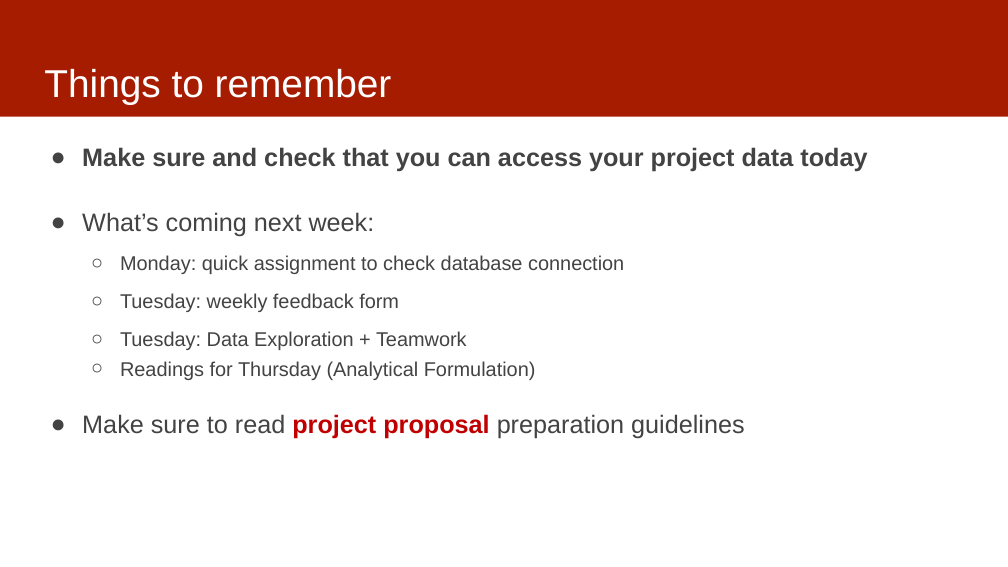
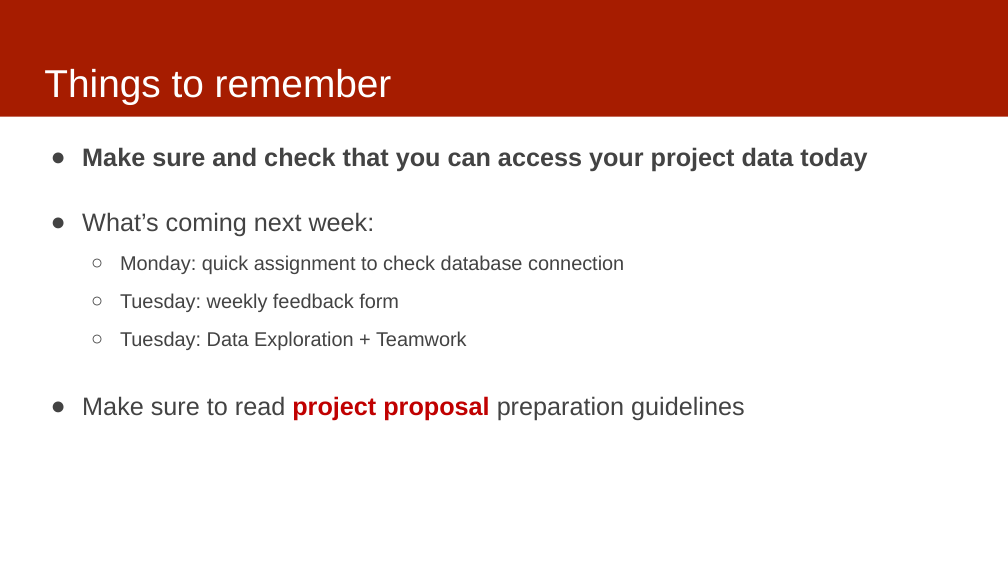
Before and after one commit to dssg/mlforpublicpolicylab, a slide deck: slide 2 of Lectures/04-data.pptx. Drawn at 1008x567 pixels with LibreOffice and Linux fonts; fonts in the diff are those of the drawing. Boxes give left, top, right and bottom in pixels: in the first picture for what was removed or moved away, otherwise in the second. Text is boxed around its words. In the diff, an @@ line names an element or a change of style, - is before the commit and + after.

Commit message:
updated

```diff
--- a/Lectures/04-data.pptx
+++ b/Lectures/04-data.pptx
@@ text at (120,361,536,380): paragraph removed @@
-  ○ Readings for Thursday (Analytical Formulation)
```
Also in this commit, not shown: 1 other slide changed, 4 slides removed.
